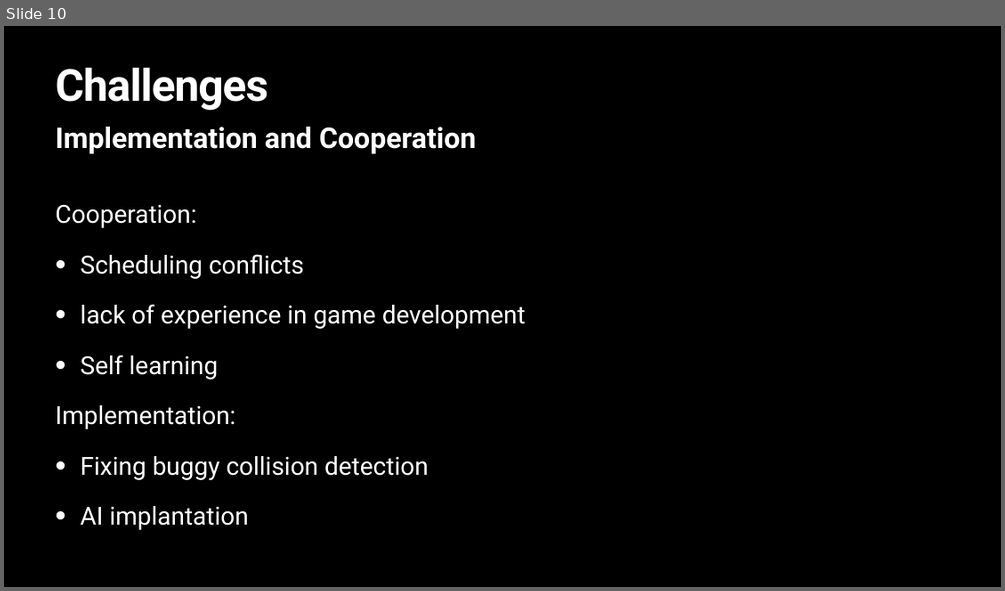
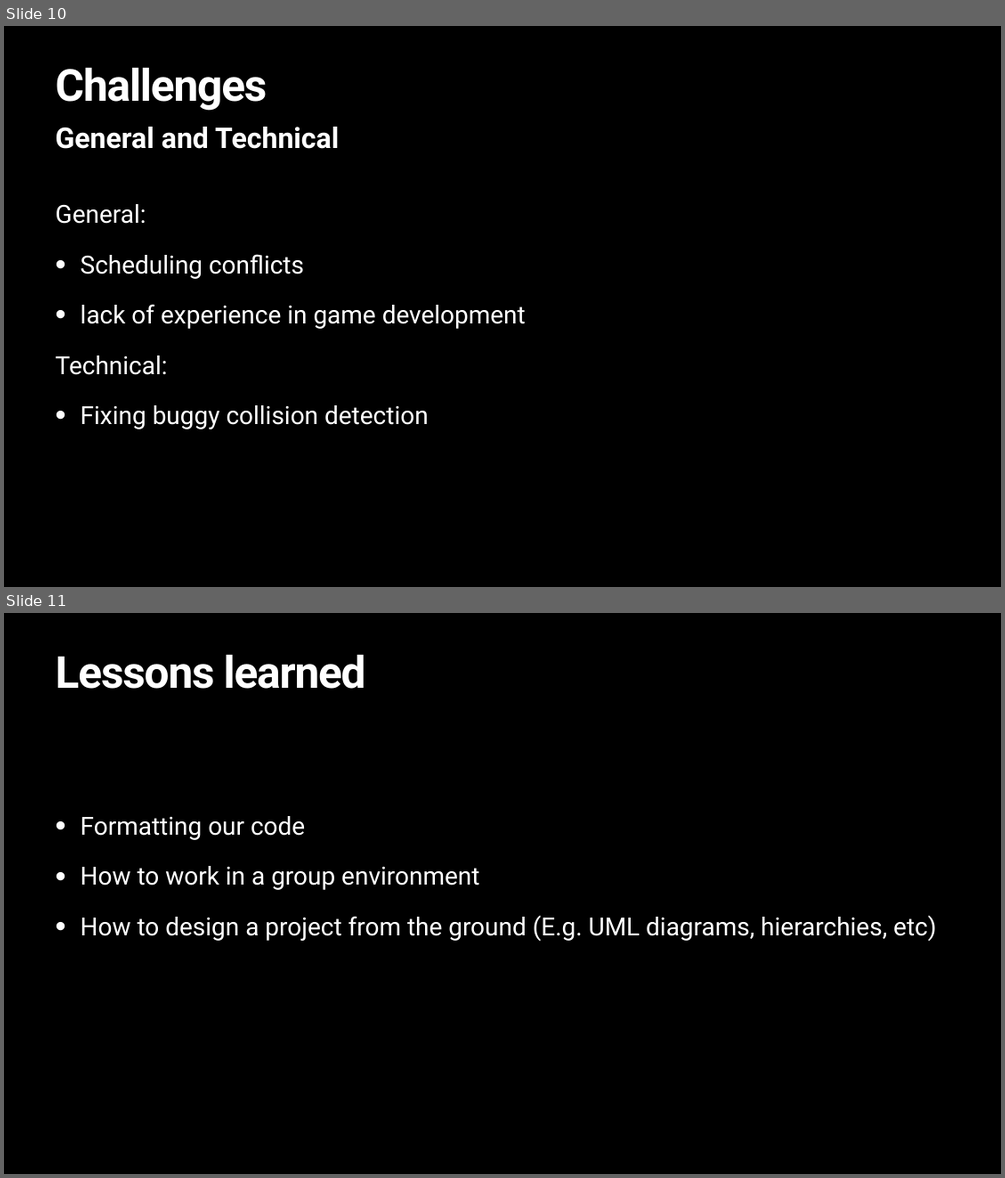
Before and after one commit to xzh1106/CMPT276, a slide deck: Documents/presentation.pptx. Shown one above the other, each under a label of ours: slide 10 before the commit, slides 10 and 11 after it. The pictures are 1005x591 and 1005x1178 pixels, drawn with LibreOffice and Linux fonts; fonts in the diff are those of the drawing. Boxes give left, top, right and bottom in pixels: in the first picture for what was removed or moved away, otherwise in the second. Text is boxed around its words. In the diff, an @@ line names an element or a change of style, - is before the commit and + after.

```diff
--- a/Documents/presentation.pptx
+++ b/Documents/presentation.pptx
@@ slide 11 added at [4,613,1001,1174], background #000000 @@
@@ title added at [56,654,366,689], 85 pt, text #FFFFFF, bold @@
+Lessons learned
@@ text added at [81,816,936,941], 48 pt, text #FFFFFF @@
+• Formatting our code
+• How to work in a group environment
+• How to design a project from the ground (E.g. UML diagrams, hierarchies, etc)
@@ slide 10 changed as well @@
@@ title "Challenges" at [56,67,267,111]: letter spacing -1.7 to -2 pt @@
@@ text at [56,127,339,149]: text changed @@
-Implementation and Cooperation
+General and Technical
@@ text at [56,204,146,224]: text changed @@
-Cooperation:
+General:
@@ text at [56,355,168,375]: text changed @@
-• Self learning
-Implementation:
+Technical:
@@ text at [81,506,249,530]: paragraph removed @@
-• AI implantation
```
Also in this commit, not shown: 9 other slides changed, 1 other slide added, 2 slides removed.
